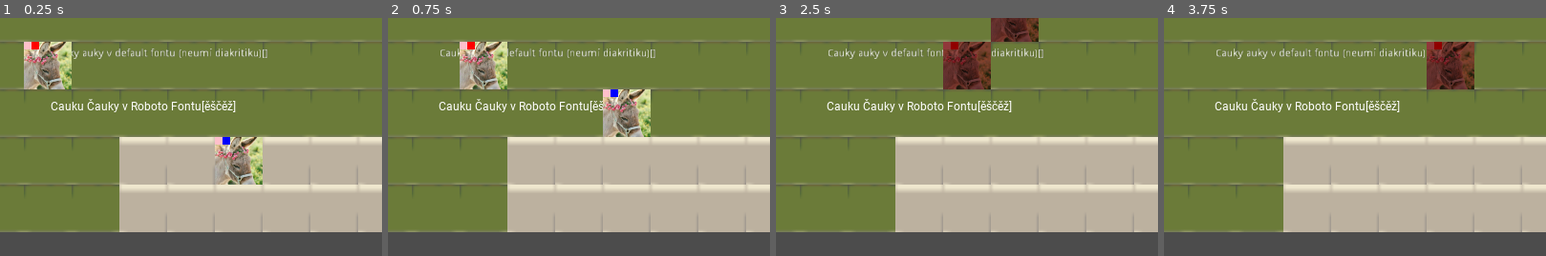
Above: before the commit, frames 1-4 (left to right).
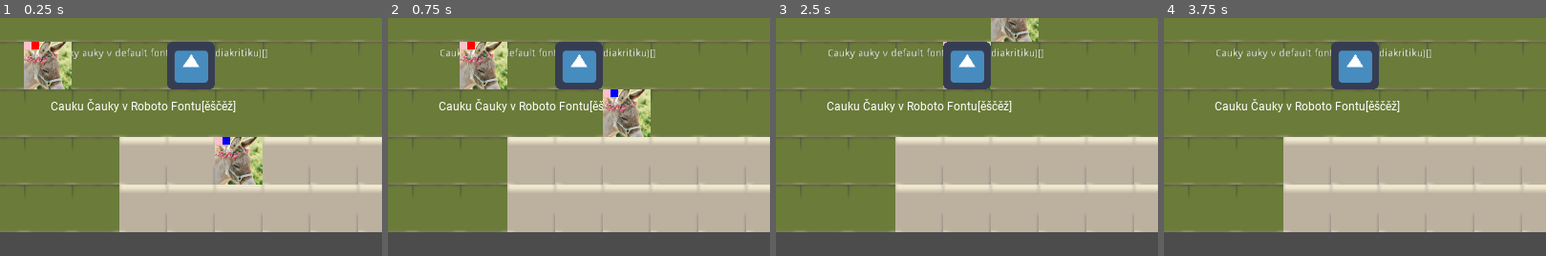
Above: after the commit, the same moments.

Repository: allemansratten/sos
Game: Godot game, scene res://scenes/game.tscn
Two runs of this game, one before a commit and one after it. Both use one fixed random seed, a clock stepped at 60 frames per second and the inputs below. The engine's default icon, where the game draws it, is replaced by a stand-in: a white triangle on a blue panel in a dark square.
Inputs (mouse positions are % of the whole screen's width and height, from its top left):
- Up to frame 1 (0.25 s): no input
- Up to frame 2 (0.75 s): tap Enter at 0.5 s; move the mouse to (27, 10) at 0.52 s; click (27, 10) at 0.67 s
- Up to frame 3 (2.5 s): tap Space at 1.25 s; move the mouse to (22, 20) at 1.27 s; click (22, 20) at 1.42 s; tap Enter at 2 s; move the mouse to (60, 28) at 2.02 s; click (60, 28) at 2.17 s
- Up to frame 4 (3.75 s): tap Space at 2.75 s; move the mouse to (45, 70) at 2.77 s; click (45, 70) at 2.92 s; tap Enter at 3.5 s; move the mouse to (80, 65) at 3.52 s; click (80, 65) at 3.67 s
The pictures show only the part of the screen within x 0-50%, y 0-50%; the shares and areas given below are measured in that part.

The runs differ from the first frame. In frame 1, 2.5% of the frame differs, in the area x 43-57%, y 10-30%; in frame 2, 2.5%; in frame 3, 3.8%; in frame 4, 5.0%, in the area x 43-82%, y 10-30%.

Commit message:
Otacet partnery podle crossroads

Diff:
--- a/scenes/Crossroads.tscn
+++ b/scenes/Crossroads.tscn
@@ -4,9 +4,9 @@
 [ext_resource path="res://scenes/Crossroads.gd" type="Script" id=2]
 
 [sub_resource type="RectangleShape2D" id=1]
-extents = Vector2( 32, 32 )
+extents = Vector2( 16, 16 )
 
-[node name="Crossroads" type="Area2D"]
+[node name="Crossroads" type="Area2D" groups=["crossroads"]]
 position = Vector2( 32, 32 )
 script = ExtResource( 2 )
 
--- a/scenes/game.tscn
+++ b/scenes/game.tscn
@@ -6,6 +6,7 @@
 [ext_resource path="res://scripts/gamescene_root.gd" type="Script" id=4]
 [ext_resource path="res://scenes/partner.tscn" type="PackedScene" id=5]
 [ext_resource path="res://scenes/Map.tscn" type="PackedScene" id=6]
+[ext_resource path="res://scenes/Crossroads.tscn" type="PackedScene" id=7]
 
 [sub_resource type="DynamicFont" id=1]
 font_data = ExtResource( 1 )
@@ -36,3 +37,6 @@
 [node name="PartnerDriver" type="Node2D" parent="."]
 script = ExtResource( 3 )
 partner_scene = ExtResource( 5 )
+
+[node name="Crossroads" parent="." instance=ExtResource( 7 )]
+position = Vector2( 256, 64 )
--- a/scenes/partner.tscn
+++ b/scenes/partner.tscn
@@ -4,9 +4,9 @@
 [ext_resource path="res://resources/donkey.png" type="Texture" id=2]
 
 [sub_resource type="RectangleShape2D" id=1]
-extents = Vector2( 64, 64 )
+extents = Vector2( 32, 32 )
 
-[node name="Partner" type="Area2D"]
+[node name="Partner" type="Area2D" groups=["partners"]]
 position = Vector2( 32, 32 )
 script = ExtResource( 1 )
 
--- a/scripts/partner.gd
+++ b/scripts/partner.gd
@@ -72,16 +72,25 @@
 
 var is_being_hit = false
 func area_entered(other):
-	if is_being_hit:
-		return
-	# establish dominance
-	other.is_being_hit = true
+	if other.is_in_group("partners"):
+		# Colliding with another partner
+		if is_being_hit:
+			return
+		# establish dominance
+		other.is_being_hit = true
 
-	if check_color_intersect(other.colors):
-		print("COLOR HIT oh no")
-		die()
-		other.die()
-		get_parent().game_over("color hit")
+		if check_color_intersect(other.colors):
+#			print("COLOR HIT oh no")
+			die()
+			other.die()
+			get_parent().game_over("color hit")
 
-	# return dominance
-	other.is_being_hit = true
+		# return dominance
+		other.is_being_hit = true
+	elif other.is_in_group("crossroads"):
+		set_direction(other.direction)
+
+
+func set_direction(direction):
+	dir_x = [0, 1, 0, -1][direction]
+	dir_y = [-1, 0, 1, 0][direction]
Not shown: 1 places in scenes/game.tscn that only renumber resources
